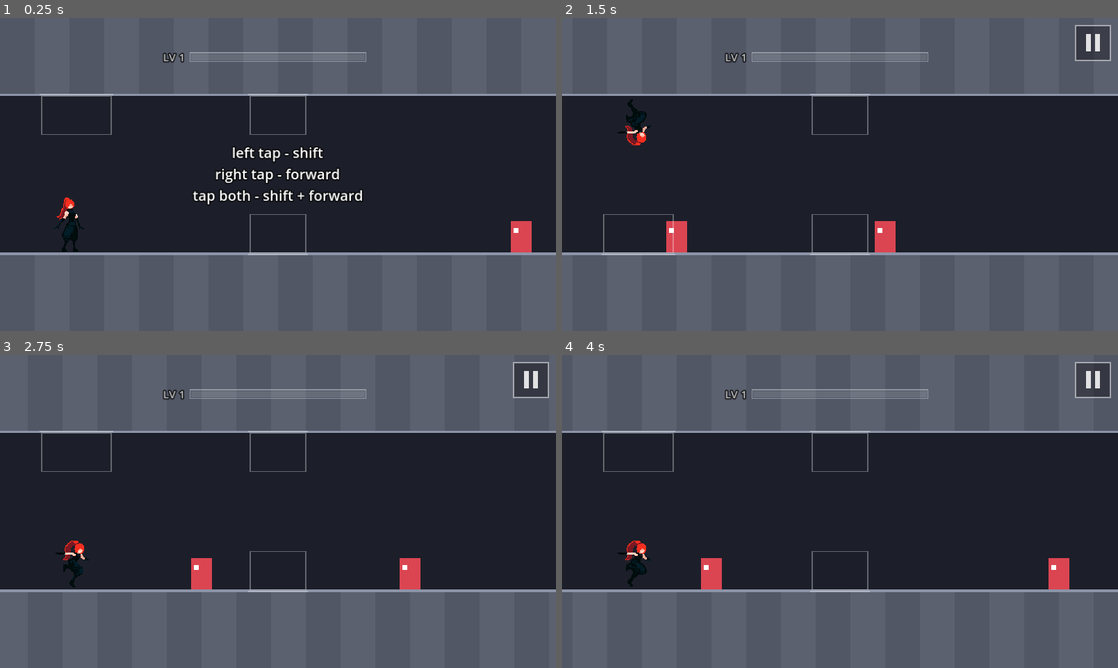
Above: before the commit, frames 1-4 (two rows, left to right).
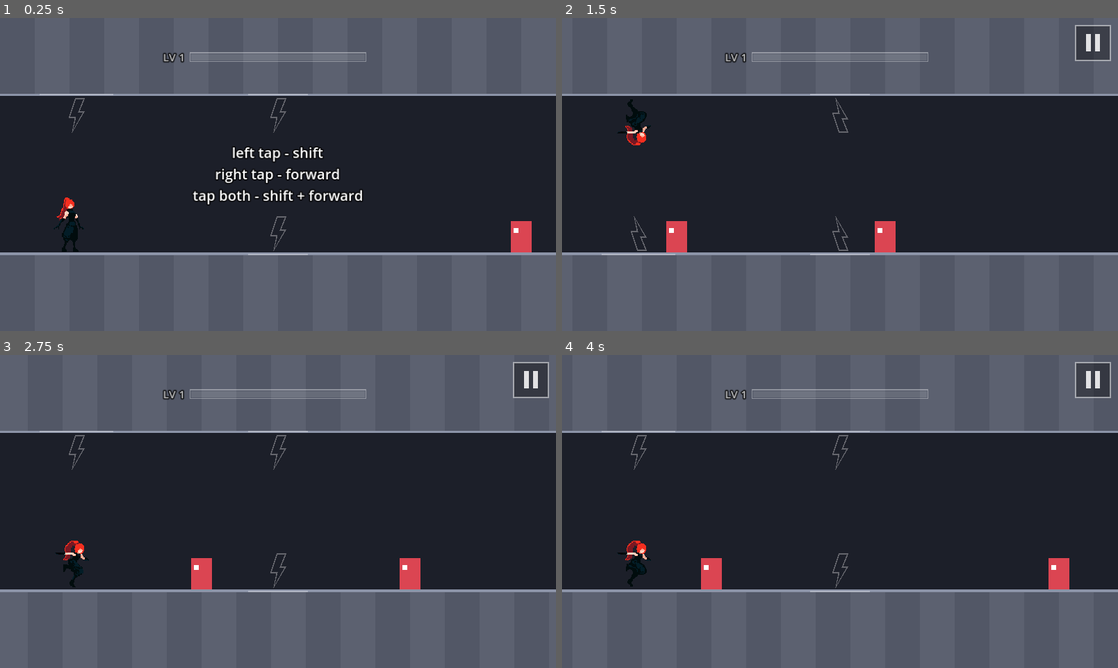
Above: after the commit, the same moments.

Repository: fredsbreads/game-off
Game: Godot game, scene res://scenes/main.tscn
Same seed, same stepped clock (60 frames per second), same inputs: the game is played once before the commit and once after it.
Inputs (mouse positions are in pixels of both pictures, inside the frame that each line leads up to):
- Up to frame 1 (0.25 s): no input
- Up to frame 2 (1.5 s): tap Enter at 0.5 s; move the mouse to (962, 158) at 0.52 s; hold K (tp_forward) 0.53-1.28 s; hold J (tp_vertical) 0.53-1.28 s; click (962, 158) at 0.67 s; move the mouse to (728, 190) at 1.27 s; tap Shift at 1.35 s
- Up to frame 3 (2.75 s): move the mouse to (333, 442) at 2.02 s; hold K (tp_forward) from 2.03 s (still down); hold J (tp_vertical) from 2.03 s (still down)
- Up to frame 4 (4 s): move the mouse to (812, 574) at 2.77 s; release J (tp_vertical) at 2.78 s; tap Shift at 2.85 s; click (812, 574) at 2.92 s; move the mouse to (1006, 558) at 3.52 s; release K (tp_forward) at 3.53 s; hold J (tp_vertical) from 3.53 s (still down)

The runs differ from the first frame. In frame 1, 0.5% of the frame differs, in the area x 7-56%, y 24-76%; in frame 2, 0.5%; in frame 3, 0.5%; in frame 4, 0.5%.

Commit message:
Teleport markers are lightning bolts, lit when they'd slash an enemy
Hollow and dull by default; solid when that teleport would land on an
enemy. In the freeze only the lit ones pulse.

Diff:
--- a/scripts/main.gd
+++ b/scripts/main.gd
@@ -353,7 +353,19 @@
 	freeze_effect.set_state(1.0 if flashing else 0.0, 1.0 if chain_pause and not flashing else 0.0)
 	fx.frozen = paused and _pause_elapsed >= FX_FREEZE_AFTER
 	player.markers_lit = chain_pause
+	player.target_forward = _would_slash(Rules.Move.FORWARD)
+	player.target_vertical = _would_slash(Rules.Move.VERTICAL)
+	player.target_diagonal = _would_slash(Rules.Move.DIAGONAL)
 	player.frozen = paused
+
+
+## True if teleporting with `move` right now would land on an enemy.
+func _would_slash(move: int) -> bool:
+	if state != State.PLAYING or not player.alive:
+		return false
+	var tx: float = player.x + Rules.move_dx(move)
+	var trow: int = (1 - player.row) if Rules.move_flips_row(move) else player.row
+	return not level.enemies_hit_by(move, tx, trow).is_empty()
 
 
 func _step() -> void:
--- a/scripts/player.gd
+++ b/scripts/player.gd
@@ -4,6 +4,11 @@
 ## and `cooldown` (in frames). main.gd moves them; this script only draws:
 ## the kunoichi sprite, the three landing markers (forward, across,
 ## diagonal) and, while SHOW_HITBOX is on, her hitbox.
+##
+## Each marker is a lightning bolt at that teleport's landing spot, with a
+## line under it as wide as its kill zone. Hollow and dull by default; solid
+## ("lit") when that teleport would slash an enemy right now. In the "your
+## move" freeze the lit ones pulse.
 
 # Show the hitbox outline over the sprite (for tuning; turn off for release).
 const SHOW_HITBOX := false
@@ -25,11 +30,15 @@
 	"fall": [SHEET, 5, 3, 10.0, true, FEET],
 }
 
-const MARKER_READY := Color(1, 1, 1, 0.32)
-const MARKER_COOLDOWN := Color(1, 1, 1, 0.1)
-const MARKER_LIT := Color(1, 1, 1, 0.95)    # during the kill pause: "your move"
-const MARKER_LIT_PULSE_SPEED := 18.0
-const MARKER_SIZE := Vector2(0.5, 1.1)       # tiles
+const MARKER_READY := Color(1, 1, 1, 0.32)      # dull, can teleport
+const MARKER_COOLDOWN := Color(1, 1, 1, 0.12)   # dull, in the cooldown
+const MARKER_LIT := Color(1, 1, 1, 0.95)        # an enemy is in this teleport's kill zone
+const MARKER_LIT_PULSE_SPEED := 18.0            # lit markers pulse in the freeze
+const MARKER_SIZE := Vector2(0.5, 1.1)          # tiles (also the hitbox drawing's height)
+const BOLT_SIZE := Vector2(0.55, 0.95)          # tiles
+# The bolt's outline, in a 1x1 box (x right, y down).
+const BOLT := [Vector2(0.45, 0.0), Vector2(0.9, 0.0), Vector2(0.62, 0.4), Vector2(0.88, 0.4),
+	Vector2(0.28, 1.0), Vector2(0.45, 0.56), Vector2(0.12, 0.56)]
 const HITBOX_COLOR := Color(0.2, 1.0, 0.4, 0.9)
 
 var x := 0.0
@@ -37,7 +46,11 @@
 var cooldown := 0
 var running := false
 var alive := true
-var markers_lit := false
+var markers_lit := false   # the "your move" freeze: lit markers pulse
+# Which teleports would slash an enemy right now (main.gd sets these).
+var target_forward := false
+var target_vertical := false
+var target_diagonal := false
 var frozen := false      # kill pause: hold the current animation frame
 
 var _lit_time := 0.0
@@ -122,31 +135,45 @@
 	# the player is flipped onto the ceiling, that maps down to the floor.
 	var gap := Rules.ROW_GAP * t
 
-	var marker_color := MARKER_READY if cooldown == 0 else MARKER_COOLDOWN
-	var width := 2.0
-	if markers_lit:
-		marker_color = MARKER_LIT
-		marker_color.a *= 0.75 + 0.25 * cos(_lit_time * MARKER_LIT_PULSE_SPEED)
-		width = 3.0
 	var fwd := Rules.FORWARD * t
-	# Each marker covers that teleport's kill zone: an enemy whose centre is
-	# inside it dies if you make that move now. The across marker (vertical)
-	# reaches further ahead because that teleport is more forgiving forward.
+	# The line under each bolt spans that teleport's kill zone: an enemy whose
+	# centre is inside it dies if you make that move now. The across marker
+	# (vertical) reaches further ahead because that teleport is more
+	# forgiving forward.
 	var zf := Rules.kill_zone(Rules.Move.FORWARD) * t
 	var zv := Rules.kill_zone(Rules.Move.VERTICAL) * t
 	var zd := Rules.kill_zone(Rules.Move.DIAGONAL) * t
 	# Forward: same row.
-	_draw_marker(Rect2(fwd - zf.x, -h, zf.x + zf.y, h), 3.0, marker_color, width)
+	_draw_marker(fwd - zf.x, fwd + zf.y, -h, 3.0, target_forward)
 	# Vertical and diagonal: the other row (hanging from its surface).
-	_draw_marker(Rect2(-zv.x, -gap, zv.x + zv.y, h), -gap - 3.0, marker_color, width)
-	_draw_marker(Rect2(fwd - zd.x, -gap, zd.x + zd.y, h), -gap - 3.0, marker_color, width)
+	_draw_marker(-zv.x, zv.y, -gap, -gap - 3.0, target_vertical)
+	_draw_marker(fwd - zd.x, fwd + zd.y, -gap, -gap - 3.0, target_diagonal)
 
 
-func _draw_marker(body: Rect2, line_y: float, color: Color, width: float) -> void:
-	draw_rect(body, color, false, width)
-	var cx := body.get_center().x
-	var half := body.size.x * 0.5 + 4.0
-	draw_line(Vector2(cx - half, line_y), Vector2(cx + half, line_y), color, width + 1.0)
+## A bolt over the kill zone [x0, x1]; body_top = the top of a body standing
+## in that row (local y), line_y = where the zone line goes.
+func _draw_marker(x0: float, x1: float, body_top: float, line_y: float, lit: bool) -> void:
+	var t := Rules.TILE
+	var color := MARKER_READY if cooldown == 0 else MARKER_COOLDOWN
+	if lit:
+		color = MARKER_LIT
+		if markers_lit:
+			color.a *= 0.75 + 0.25 * cos(_lit_time * MARKER_LIT_PULSE_SPEED)
+	var size := BOLT_SIZE * t
+	var cx := (x0 + x1) * 0.5
+	# Centred in the body's height (MARKER_SIZE.y tall from body_top).
+	var top := body_top + (MARKER_SIZE.y * t - size.y) * 0.5
+	var points := PackedVector2Array()
+	for p in BOLT:
+		var v: Vector2 = p
+		points.append(Vector2(cx - size.x * 0.5 + v.x * size.x, top + v.y * size.y))
+	if lit:
+		draw_colored_polygon(points, color)
+	var outline := points.duplicate()
+	outline.append(points[0])
+	draw_polyline(outline, color, 3.0 if lit else 2.0)
+	var half := (x1 - x0) * 0.5 + 4.0
+	draw_line(Vector2(cx - half, line_y), Vector2(cx + half, line_y), color, 4.0 if lit else 3.0)
 
 
 ## The hitbox as the rules use it: you collide with an enemy in your row if
